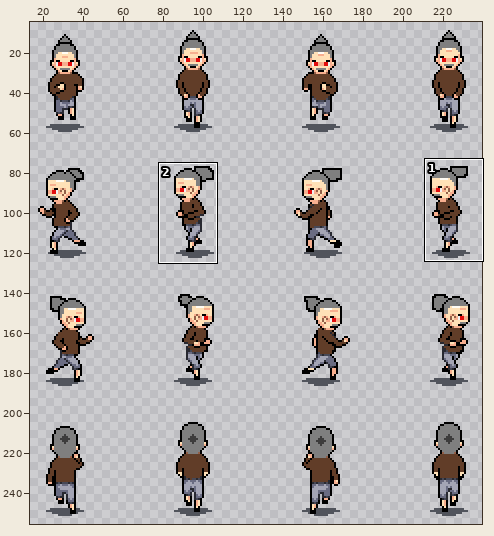
One commit to this sprite sheet: assets/nils_run.png. Above, an overview of the earlier version with the close-up marked.
Close-up. Old version:
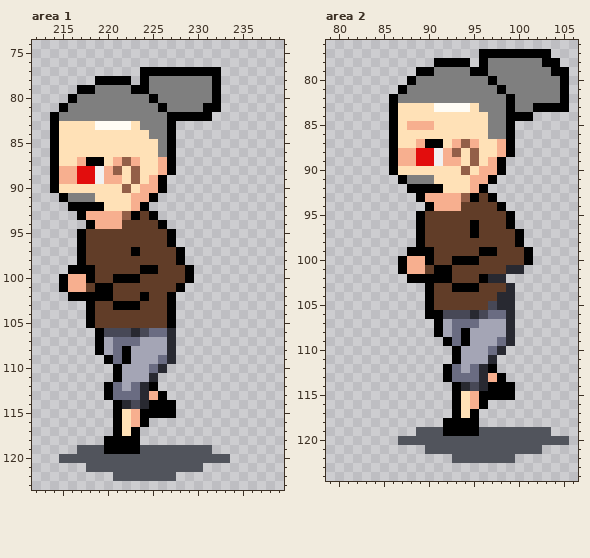
The file is 256x256 pixels. Shown: area 1: x 212..239, y 74..123; area 2: x 79..106, y 76..124. The wide view leaves out empty margins. The commit also changed other parts of the picture, which this record leaves out.
The same view after the edit:
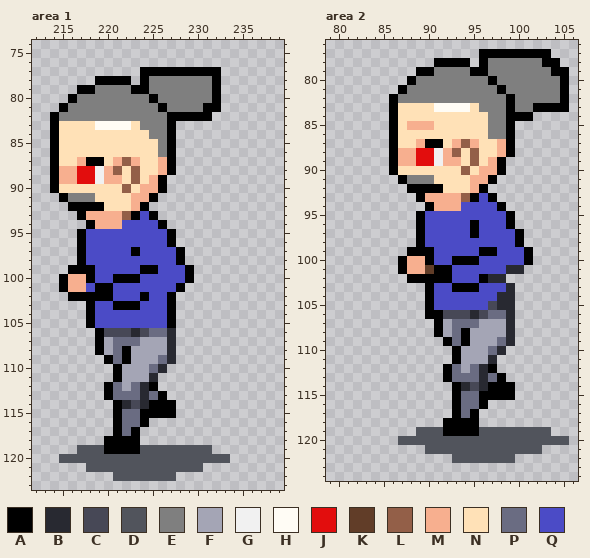
Palette (. is transparent): A #000000  B #282931  C #474856  D #51545c  E #7f7f7f  F #a4a5b5  G #f1f1f1  H #fffcf5  J #e20d0d  K #613d28  L #935f48  M #f7af8f  N #ffe1b7  P #6a6c82  Q #4b4bc6
From old to new:
--- area 1
@@ x 216..230 @@
  92 AAAANNNMA......
- 93 .AMMMMLAKA.....
- 94 ..AMMMKKKKA....
- 95 .AKKKKKKKKKA...
- 96 .AKKKKKKKKKA...
- 97 .AKKKKKAKKKKA..
- 98 .AKKKKKKKKKKA..
- 99 AAAKKKKKAAKKKA.
-100 MMAKKAAAKKKKKA.
-101 MMKAAKKKKKKKA..
-102 AAAAAKKKAKKA...
-103 ..AKKAAAKKKA...
-104 ..AKKKKKKKKA...
-105 ..AKKKKKKKKA...
+ 93 .AMMMMLAQA.....
+ 94 ..AMMMQQQQA....
+ 95 .AQQQQQQQQQA...
+ 96 .AQQQQQQQQQA...
+ 97 .AQQQQQAQQQQA..
+ 98 .AQQQQQQQQQQA..
+ 99 AAAQQQQQAAQQQA.
+100 MMAQQAAAQQQQQA.
+101 MMQAAQQQQQQQA..
+102 AAAAAQQQAQQA...
+103 ..AQQAAAQQQA...
+104 ..AQQQQQQQQA...
+105 ..AQQQQQQQQA...
 106 ...ACCCBCPPB...
@@ x 220..227 @@
 112 APFPBA..
-113 APPPBMA.
+113 APPPBPA.
 114 .ABCBAAA
-115 .ANMAAAA
-116 .ANMA...
-117 .ANA....
+115 .APPAAAA
+116 .APPA...
+117 .APA....
 118 AAAA....
--- area 2
@@ x 88..102 @@
  92 AAAANNNMA......
- 93 .AMMMMLAKA.....
- 94 ..AMMMKKKKA....
- 95 .AKKKKKKKKKA...
- 96 .AKKKKKAKKKA...
- 97 .AKKKKKAKKKKA..
- 98 .AKKKKKKKKKKA..
- 99 AAAKKKKKAAKKKA.
-100 MMAKKAAAKKKKKA.
-101 MMKAAKKKKKKBB..
-102 AAAAAKKKABB....
-103 ..AKKAAAKKKB...
-104 ..AKKKKKKKBB...
-105 ..AKKKKKKCBB...
+ 93 .AMMMMLAQA.....
+ 94 ..AMMMQQQQA....
+ 95 .AQQQQQQQQQA...
+ 96 .AQQQQQAQQQA...
+ 97 .AQQQQQAQQQQA..
+ 98 .AQQQQQQQQQQA..
+ 99 AAAQQQQQAAQQQA.
+100 MMAQQAAAQQQQQA.
+101 MMKAAQQQQQQBB..
+102 AAAAAQQQABB....
+103 ..AQQAAAQQQB...
+104 ..AQQQQQQQBB...
+105 ..AQQQQQQCBB...
 106 ..AACCCBCPPB...
@@ x 92..99 @@
 112 APFPBA..
-113 APPPBMA.
+113 APPPBPA.
 114 .ABCBAAA
-115 .ANMAAAA
-116 .ANMA...
-117 .ANA....
+115 .APPAAAA
+116 .APPA...
+117 .APA....
 118 AAAA....
